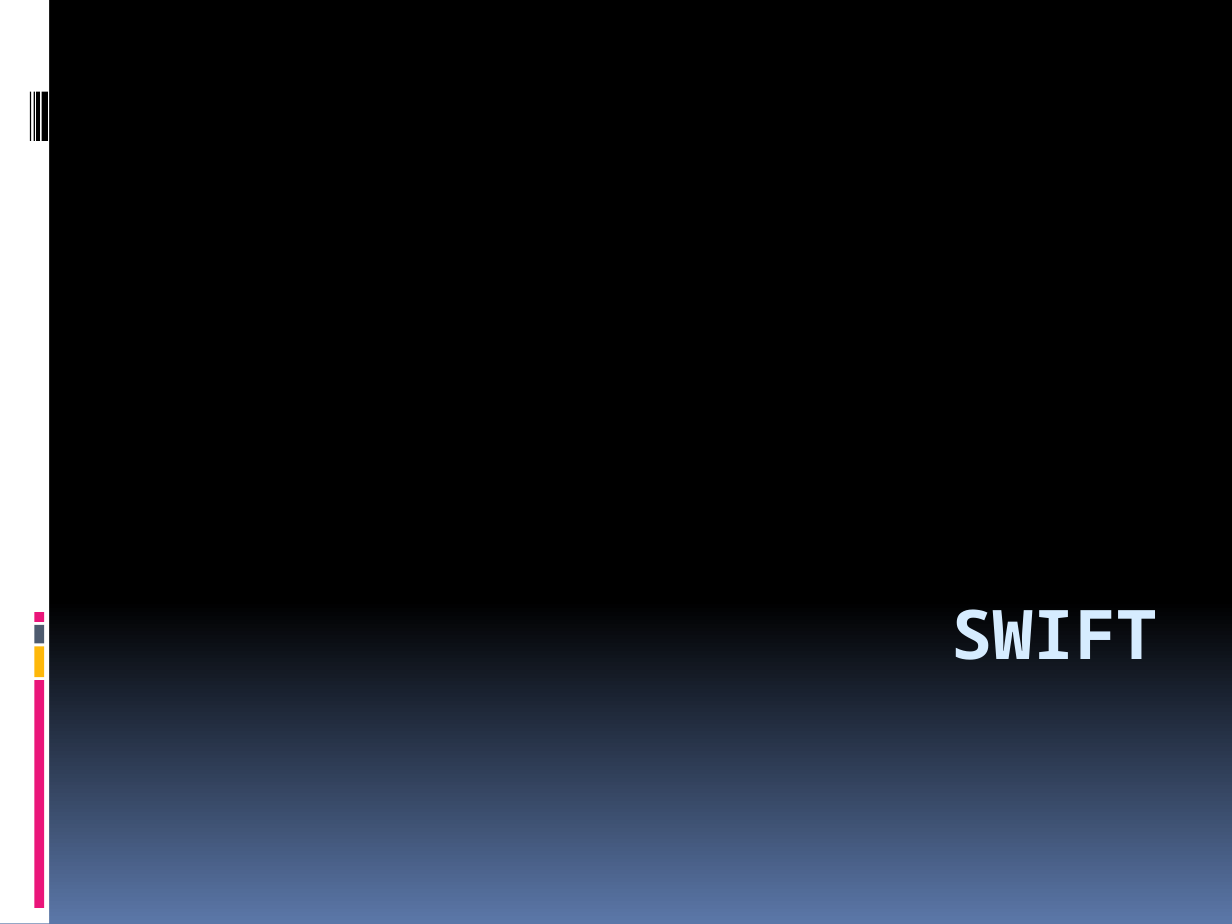
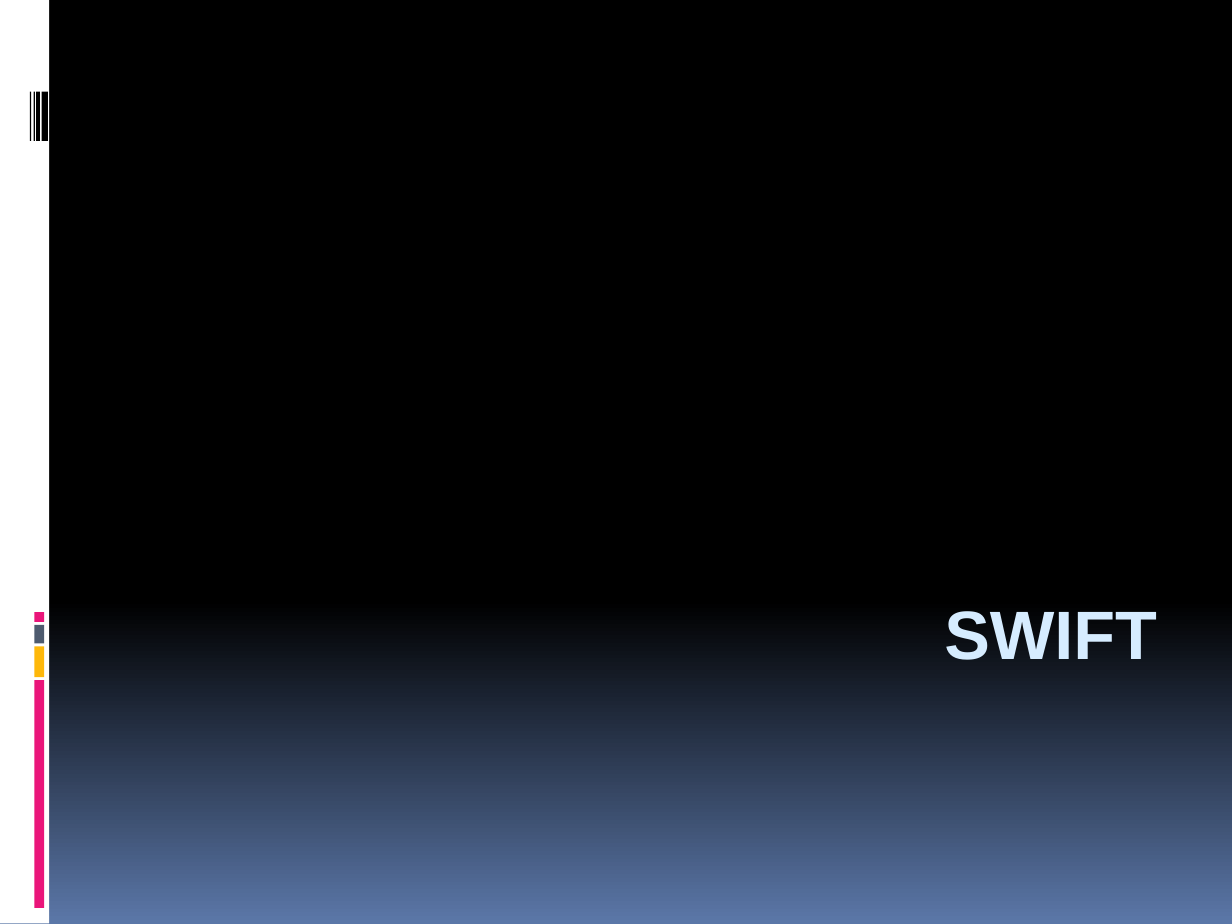
Before and after one commit to hounga13/helloSwift, a slide deck: slide 1 of Swift세미나자료.pptx. Drawn at 1232x924 pixels with LibreOffice and Linux fonts; fonts in the diff are those of the drawing. Boxes give left, top, right and bottom in pixels: in the first picture for what was removed or moved away, otherwise in the second. Text is boxed around its words. In the diff, an @@ line names an element or a change of style, - is before the commit and + after.

```diff
--- a/Swift세미나자료.pptx
+++ b/Swift세미나자료.pptx
@@ title "SWIFT" at box(944, 611, 1157, 660): font Noto Sans Mono to Arial @@
```
Also in this commit, not shown: 8 slides added, 2 other files.
